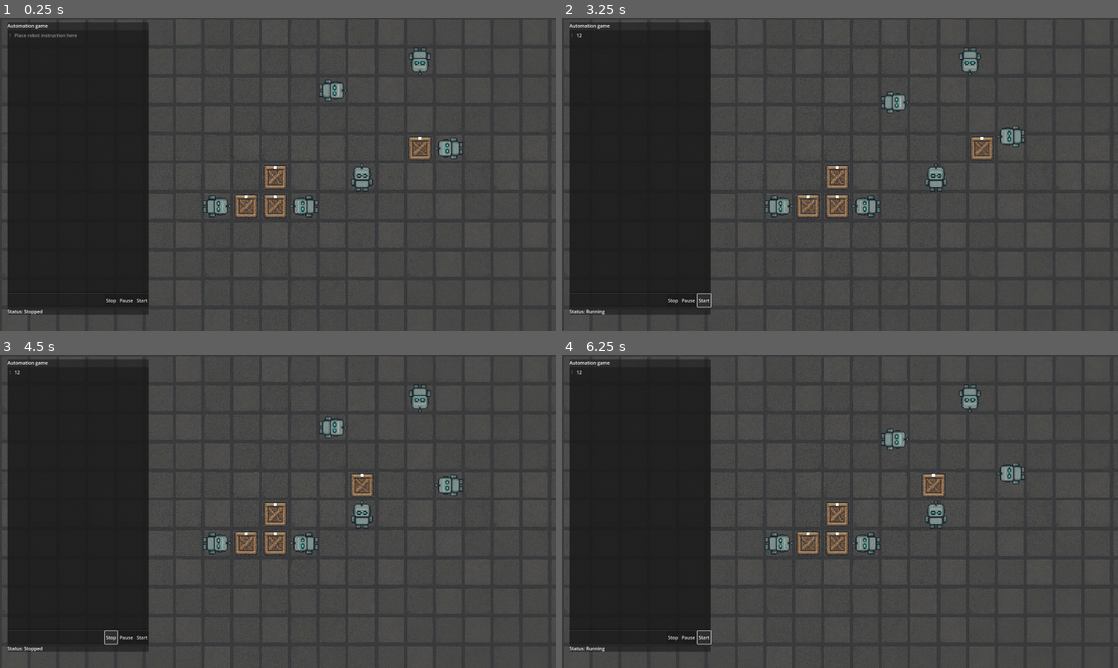
Above: before the commit, frames 1-4 (two rows, left to right).
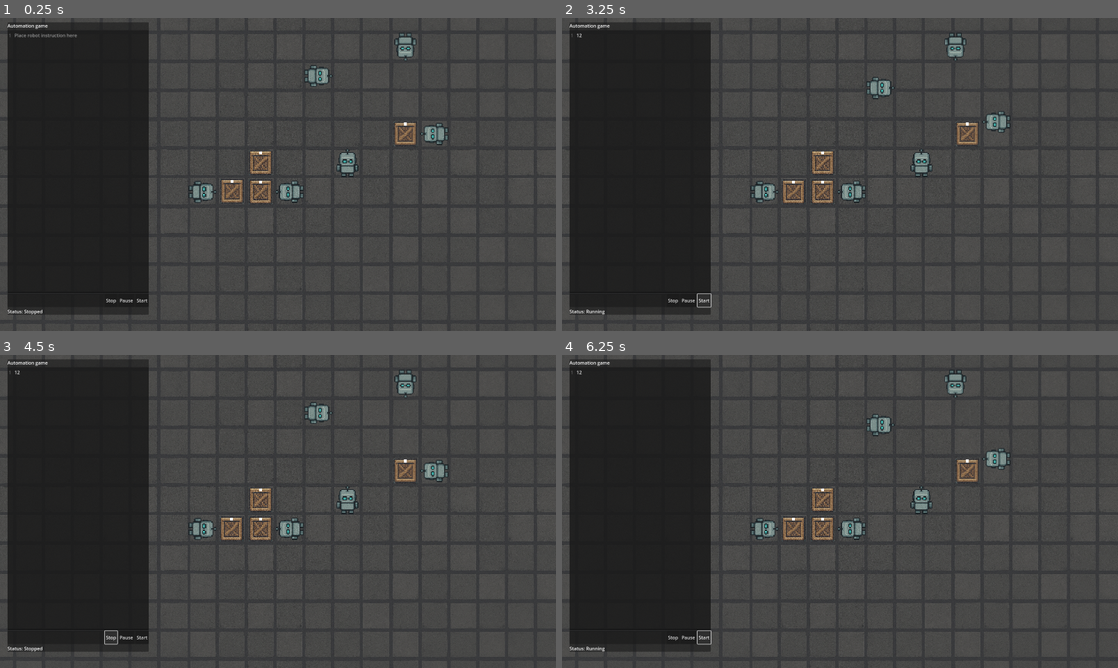
Above: after the commit, the same moments.

Repository: seriousdev-gh/automation-game
Game: Godot game, scene res://scenes/main.tscn
The game is run twice, just before and just after one commit, with the same random seed, the same clock (stepped at 60 frames per second) and the same inputs.
Inputs (mouse positions are in pixels of both pictures, inside the frame that each line leads up to):
- Up to frame 1 (0.25 s): no input
- Up to frame 2 (3.25 s): click (639, 161) at 0.52 s; type "12" at 0.6 s; click "Stop" at 1.25 s; click "Pause" at 2 s; click "Start" at 2.75 s
- Up to frame 3 (4.5 s): click "Start" at 3.5 s; click "Stop" at 4.25 s
- Up to frame 4 (6.25 s): click "Stop" at 5 s; click "Start" at 5.75 s

The runs differ from the first frame. In frame 1, 5.5% of the frame differs, in the area x 0-100%, y 0-100%; in frame 2, 5.6%; in frame 3, 5.5%; in frame 4, 5.6%.

Commit message:
add moving of robots and items

Diff:
--- a/entities/bot/bot.gd
+++ b/entities/bot/bot.gd
@@ -22,8 +22,8 @@
 	save()
 
 func save() -> void:
-	starting_position = position.snapped(Vector2(50.0, 50.0))
-	starting_rotation = rotation
+	starting_position = global_position.snapped(Vector2(100.0, 100.0))
+	starting_rotation = global_rotation
 	real_position = starting_position
 	real_rotation = starting_rotation
 
@@ -32,16 +32,17 @@
 		tween_move.kill()
 	if tween_rotate:
 		tween_rotate.kill()
-	position = starting_position
-	rotation = starting_rotation
+	global_position = starting_position
+	global_rotation = starting_rotation
 	real_position = starting_position
 	real_rotation = starting_rotation
 	command_index = 0
+	held_item = null
 
 func anim_pause() -> void:
-	if tween_move and tween_move.is_valid() and tween_move.is_running():
+	if tween_move:
 		tween_move.pause()
-	if tween_rotate and tween_rotate.is_valid() and tween_rotate.is_running():
+	if tween_rotate:
 		tween_rotate.pause()
 
 func anim_continue() -> void:
@@ -90,7 +91,7 @@
 		.set_ease(Tween.EASE_IN_OUT)
 
 func move_to_position(position_change: Vector2, duration: float):
-	real_position = (real_position + position_change).snapped(Vector2(50.0, 50.0))
+	real_position = (real_position + position_change).snapped(Vector2(100.0, 100.0))
 
 	if tween_move:
 		tween_move.kill()
--- a/entities/bot/bot.tscn
+++ b/entities/bot/bot.tscn
@@ -14,7 +14,7 @@
 scale = Vector2(0.12, 0.12)
 texture = ExtResource("1_cwism")
 
-[node name="Area2D" type="Area2D" parent="."]
+[node name="Area2D" type="Area2D" parent="." groups=["draggable"]]
 
 [node name="CollisionShape2D" type="CollisionShape2D" parent="Area2D"]
 shape = SubResource("RectangleShape2D_cwism")
--- a/entities/item/item.gd
+++ b/entities/item/item.gd
@@ -9,12 +9,12 @@
 	save()
 
 func save() -> void:
-	starting_position = position.snapped(Vector2(50.0, 50.0))
-	starting_rotation = rotation
+	starting_position = global_position.snapped(Vector2(100.0, 100.0))
+	starting_rotation = global_rotation
 
 func reset() -> void:
-	position = starting_position
-	rotation = starting_rotation
+	global_position = starting_position
+	global_rotation = starting_rotation
 
 func attach(node: Node2D):
 	var offset = node.global_position - global_position
@@ -33,12 +33,18 @@
 	for item in attachedItems:
 		item.node.updateAttachedTransforms(self, item.offset, item.rotation, updated)
 
+func updateAttachedTransformsSelf():
+	var updated: Array[Node2D] = []
+	for item in attachedItems:
+		item.node.updateAttachedTransforms(self, item.offset, item.rotation, updated)
+
+
 func snapToGrid(updated: Array[Node2D]):
 	if updated.has(self):
 		return
 	updated.append(self)
 
-	global_position = global_position.snapped(Vector2(50.0, 50.0))
+	global_position = global_position.snapped(Vector2(100.0, 100.0))
 	global_rotation = snappedf(global_rotation, PI / 2.0)
 	for item in attachedItems:
 		item.node.snapToGrid(updated)
--- a/entities/item/item.tscn
+++ b/entities/item/item.tscn
@@ -14,9 +14,9 @@
 scale = Vector2(0.1, 0.1)
 texture = ExtResource("1_f61xm")
 
-[node name="Area2D" type="Area2D" parent="."]
-collision_layer = 2
-collision_mask = 2
+[node name="Area2D" type="Area2D" parent="." groups=["draggable"]]
+collision_layer = 3
+collision_mask = 3
 
 [node name="CollisionShape2D" type="CollisionShape2D" parent="Area2D"]
 shape = SubResource("RectangleShape2D_f61xm")
--- a/project.godot
+++ b/project.godot
@@ -15,8 +15,16 @@
 config/features=PackedStringArray("4.4", "Forward Plus")
 config/icon="res://icon.svg"
 
+[autoload]
+
+Globals="*res://scripts/Globals.gd"
+
 [display]
 
 window/size/viewport_width=1920
 window/size/viewport_height=1080
 window/stretch/mode="viewport"
+
+[global_group]
+
+draggable=""
--- a/scenes/main.gd
+++ b/scenes/main.gd
@@ -1,7 +1,5 @@
 extends Node2D
 
-enum State {Stopped, Running, Paused}
-var state: State = State.Stopped
 
 func _ready() -> void:
 	$items/item.attach($items/item3)
@@ -14,36 +12,76 @@
 		bot.cycle($cycleTimer.wait_time)
 
 func _on_button_start_pressed() -> void:
-	if state == State.Stopped:
+	if Globals.is_stopped():
 		for bot in $bots.get_children():
 			bot.save()
 		for item in $items.get_children():
 			item.save()
-	if state == State.Paused:
+	if Globals.is_paused():
 		for bot in $bots.get_children():
 			bot.anim_continue()
 
 	$cycleTimer.paused = false
 	$cycleTimer.start()
-	state = State.Running
+	Globals.state = Globals.Running
 	%StatusLine.text = "Status: Running"
 
 func _on_button_pause_pressed() -> void:
-	if state == State.Running:
+	if Globals.is_running():
 		for bot in $bots.get_children():
 			bot.anim_pause()
 		$cycleTimer.paused = true
 
-	state = State.Paused
+	Globals.state = Globals.Paused
 	%StatusLine.text = "Status: Paused"
 
 func _on_button_reset_pressed() -> void:
-	if state == State.Running || state == State.Paused:
+	if Globals.is_running() || Globals.is_paused():
 		for bot in $bots.get_children():
 			bot.reset()
 		for item in $items.get_children():
 			item.reset()
 		$cycleTimer.stop()
 
-	state = State.Stopped
+	Globals.state = Globals.Stopped
 	%StatusLine.text = "Status: Stopped"
+
+
+var dragged_node: Node2D = null
+var drag_offset = Vector2.ZERO
+
+func _input(event):
+	if event is InputEventMouseButton and event.button_index == MOUSE_BUTTON_LEFT:
+		if event.pressed:
+			on_mouse_left_button_pressed(event)
+		else:
+			on_mouse_left_button_released(event)
+
+func on_mouse_left_button_pressed(event):
+	if !Globals.is_stopped():
+		return
+
+	var mouse_pos = get_global_mouse_position()
+	var query = PhysicsPointQueryParameters2D.new()
+	query.position = mouse_pos
+	query.collide_with_areas = true
+	query.collision_mask = 0b1
+	var results = get_world_2d().direct_space_state.intersect_point(query)
+	for result in results:
+		if result.collider.is_in_group("draggable"):
+			dragged_node = result.collider.get_owner()
+			drag_offset = dragged_node.global_position - mouse_pos
+			break
+
+func on_mouse_left_button_released(event):
+	if dragged_node:
+		dragged_node.global_position = dragged_node.global_position.snapped(Vector2(100.0, 100.0))
+		if dragged_node.get_parent() == $items:
+			dragged_node.updateAttachedTransformsSelf()
+		dragged_node = null
+
+func _process(delta):
+	if dragged_node:
+		dragged_node.global_position = get_global_mouse_position() + drag_offset
+		if dragged_node.get_parent() == $items:
+			dragged_node.updateAttachedTransformsSelf()
--- a/scenes/main.tscn
+++ b/scenes/main.tscn
@@ -16,78 +16,78 @@
 [node name="background" type="Node2D" parent="."]
 
 [node name="Floor" type="Sprite2D" parent="background"]
-position = Vector2(900, 200)
+position = Vector2(950, 250)
 scale = Vector2(0.777, 0.777)
 texture = ExtResource("3_sugp2")
 
 [node name="Floor2" type="Sprite2D" parent="background"]
-position = Vector2(1600, 200)
+position = Vector2(1650, 250)
 scale = Vector2(0.777, 0.777)
 texture = ExtResource("3_sugp2")
 
 [node name="Floor3" type="Sprite2D" parent="background"]
-position = Vector2(200, 200)
+position = Vector2(250, 250)
 scale = Vector2(0.777, 0.777)
 texture = ExtResource("3_sugp2")
 
 [node name="Floor4" type="Sprite2D" parent="background"]
-position = Vector2(900, 900)
+position = Vector2(950, 950)
 scale = Vector2(0.777, 0.777)
 texture = ExtResource("3_sugp2")
 
 [node name="Floor5" type="Sprite2D" parent="background"]
-position = Vector2(1600, 900)
+position = Vector2(1650, 950)
 scale = Vector2(0.777, 0.777)
 texture = ExtResource("3_sugp2")
 
 [node name="Floor6" type="Sprite2D" parent="background"]
-position = Vector2(200, 900)
+position = Vector2(250, 950)
 scale = Vector2(0.777, 0.777)
 texture = ExtResource("3_sugp2")
 
 [node name="bots" type="Node" parent="."]
 
 [node name="bot" parent="bots" instance=ExtResource("2_sugp2")]
-position = Vector2(1250, 550)
+position = Vector2(1200, 500)
 
 [node name="bot5" parent="bots" instance=ExtResource("2_sugp2")]
-position = Vector2(750, 650)
+position = Vector2(700, 600)
 rotation = 1.5708
 commands = Array[String](["wait", "wait", "wait", "wait", "grab", "ccw", "cw", "release"])
 
 [node name="bot8" parent="bots" instance=ExtResource("2_sugp2")]
-position = Vector2(1050, 650)
+position = Vector2(1000, 600)
 rotation = -1.5708
 commands = Array[String](["grab", "cw", "ccw", "release", "wait", "wait", "wait", "wait"])
 
 [node name="bot2" parent="bots" instance=ExtResource("2_sugp2")]
-position = Vector2(1150, 250)
+position = Vector2(1100, 200)
 rotation = 1.57079
 commands = Array[String](["down", "down", "grab", "up", "up", "release"])
 
 [node name="bot3" parent="bots" instance=ExtResource("2_sugp2")]
-position = Vector2(1450, 150)
+position = Vector2(1400, 100)
 rotation = 3.14159
 commands = Array[String](["left", "left", "grab", "right", "right", "release"])
 
 [node name="bot4" parent="bots" instance=ExtResource("2_sugp2")]
-position = Vector2(1550, 450)
+position = Vector2(1500, 400)
 rotation = 4.71238
 commands = Array[String](["up", "up", "grab", "down", "down", "release"])
 
 [node name="items" type="Node" parent="."]
 
 [node name="item" parent="items" instance=ExtResource("4_jyhfs")]
-position = Vector2(850, 650)
+position = Vector2(801, 598)
 
 [node name="item3" parent="items" instance=ExtResource("4_jyhfs")]
-position = Vector2(950, 650)
+position = Vector2(900, 600)
 
 [node name="item2" parent="items" instance=ExtResource("4_jyhfs")]
-position = Vector2(1450, 450)
+position = Vector2(1400, 400)
 
 [node name="item4" parent="items" instance=ExtResource("4_jyhfs")]
-position = Vector2(950, 550)
+position = Vector2(900, 500)
 
 [node name="PanelContainer" type="PanelContainer" parent="."]
 z_index = 1
--- /dev/null
+++ b/scripts/Globals.gd
@@ -0,0 +1,13 @@
+extends Node
+
+enum {Stopped, Running, Paused}
+var state = Stopped
+
+func is_stopped() -> bool:
+	return state == Stopped
+
+func is_paused() -> bool:
+	return state == Paused
+
+func is_running() -> bool:
+	return state == Running
Not shown, added: scripts/Globals.gd.uid
